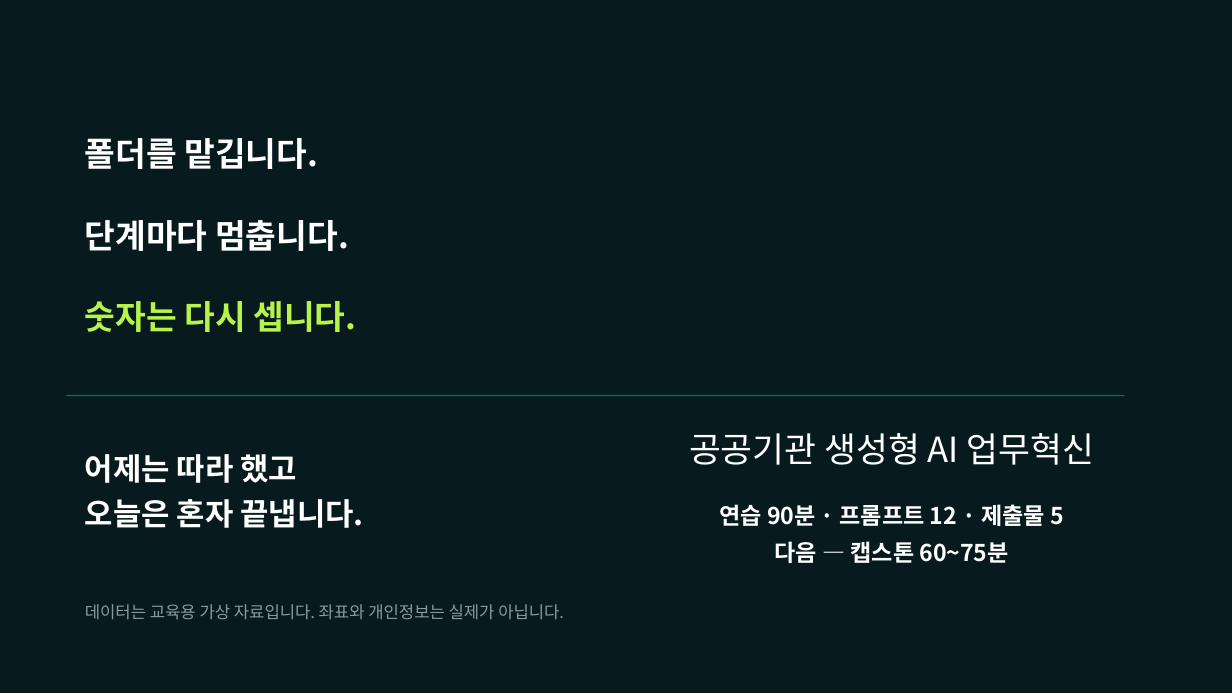
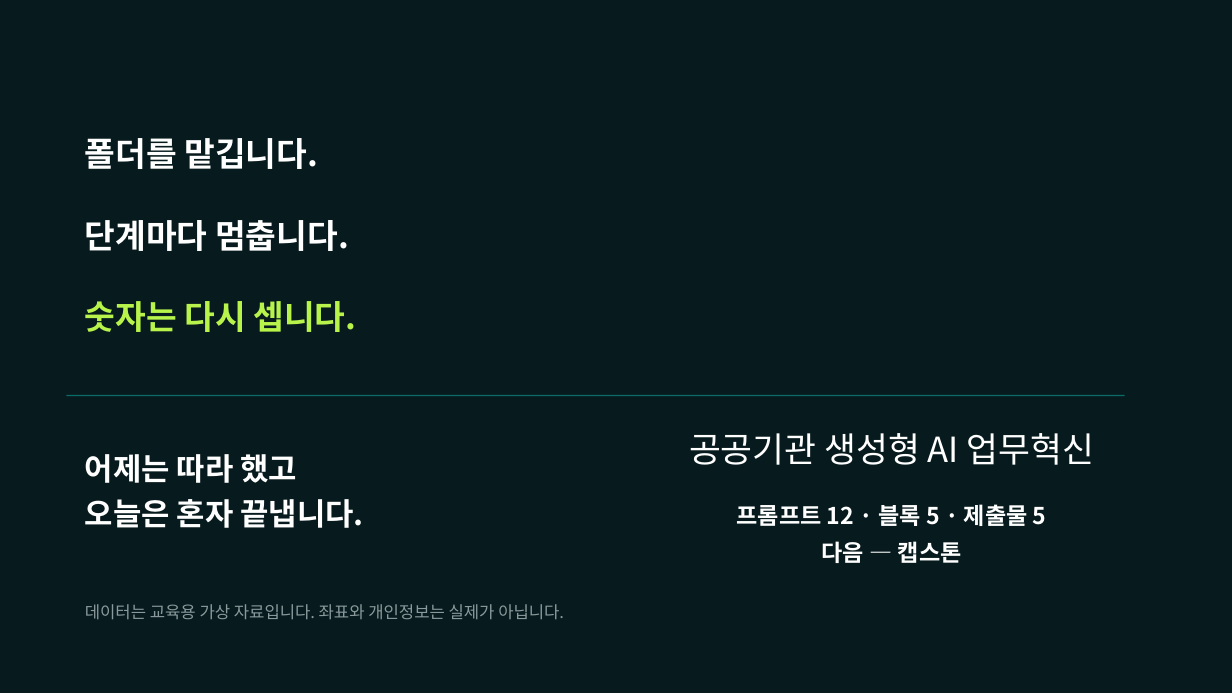
Before and after one commit to keerhee/gh-genai-ax-2day, a slide deck: slide 16 of 공공기관 생성형 AI 과정/session2/PublicOffice_GenAI_Practice_Round.pptx. Drawn at 1232x693 pixels with LibreOffice and Linux fonts; fonts in the diff are those of the drawing. Boxes give left, top, right and bottom in pixels: in the first picture for what was removed or moved away, otherwise in the second. Text is boxed around its words. In the diff, an @@ line names an element or a change of style, - is before the commit and + after.

```diff
--- a/공공기관 생성형 AI 과정/session2/PublicOffice_GenAI_Practice_Round.pptx
+++ b/공공기관 생성형 AI 과정/session2/PublicOffice_GenAI_Practice_Round.pptx
@@ text at [737,504,1047,526]: text changed @@
-연습 90분 · 프롬프트 12 · 제출물 5
+프롬프트 12 · 블록 5 · 제출물 5
@@ text at [822,541,962,563]: text changed @@
-다음 — 캡스톤 60~75분
+다음 — 캡스톤
```
Also in this commit, not shown: 9 other slides changed, 4 other files.
